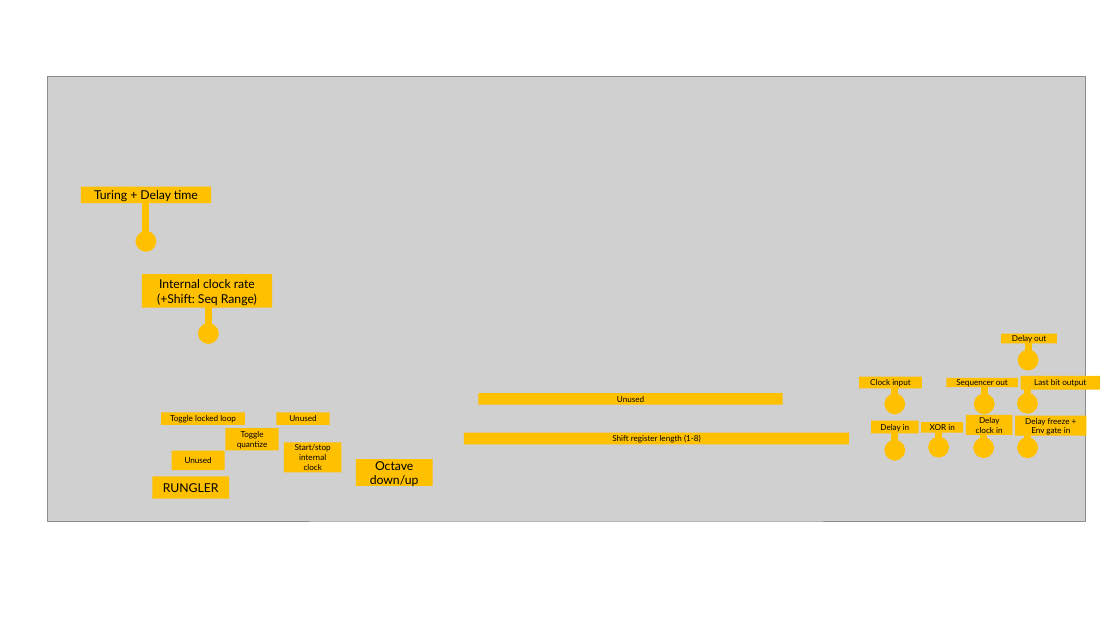
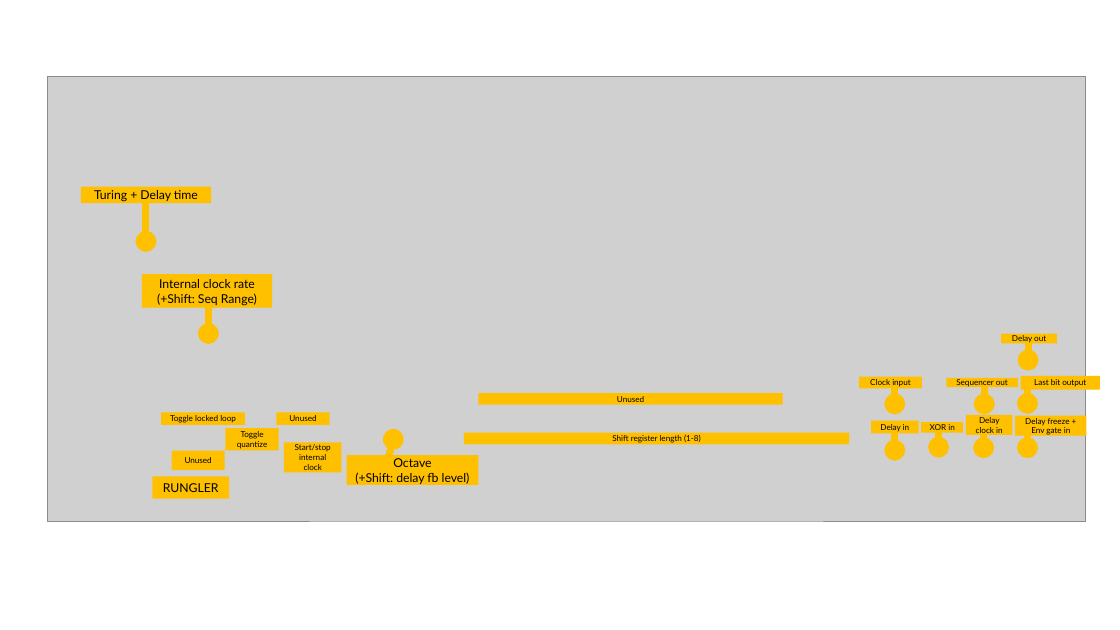
Before and after one commit to dessertplanet/Rungler-32, a slide deck: slide 1 of Rungler-32.pptx. Drawn at 1120x630 pixels with LibreOffice and Linux fonts; fonts in the diff are those of the drawing; grey boxes stand for pictures. Boxes give left, top, right and bottom in pixels: in the first picture for what was removed or moved away, otherwise in the second. Text is boxed around its words. In the diff, an @@ line names an element or a change of style, - is before the commit and + after.

```diff
--- a/Rungler-32.pptx
+++ b/Rungler-32.pptx
@@ arrow added from (388, 458) to (393, 439), #FFC000 6 pt @@
@@ rectangle "Octave (+Shift: delay fb level)": place and size @@
-rectangle "Octave (+Shift: delay fb level)" at [356, 460, 433, 486]
+rectangle "Octave (+Shift: delay fb level)" at [347, 455, 479, 485]
@@ text in rectangle at [355, 458, 470, 484]: text changed @@
-Octave down/up
+Octave
+(+Shift: delay fb level)
```
Also in this commit, not shown: 3 other files.
